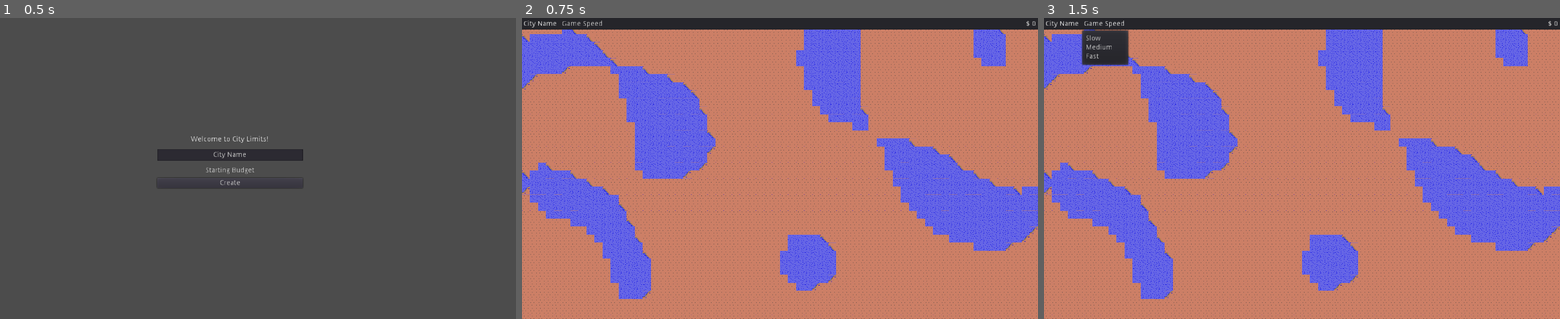
Above: before the commit, frames 1-3 (left to right).
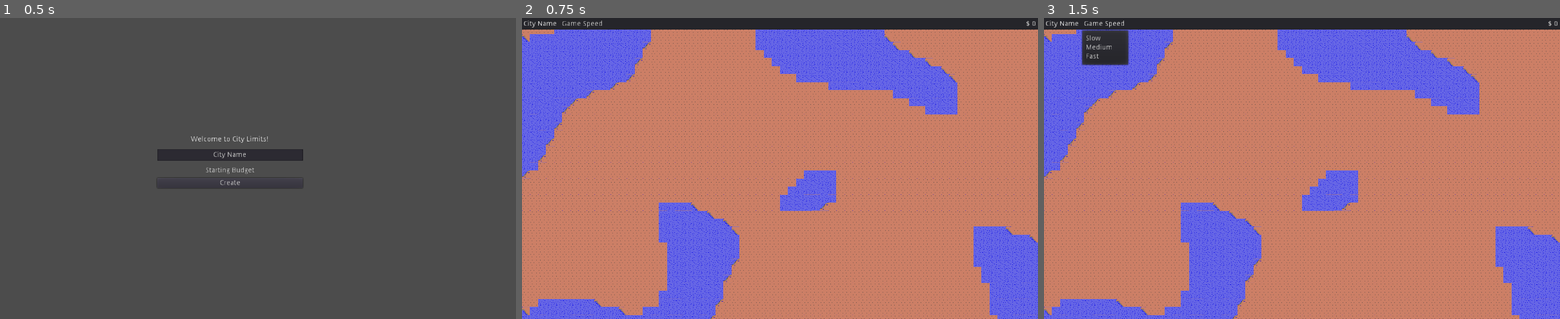
Above: after the commit, the same moments.

Repository: tonytins/citylimits
Game: Godot game, scene res://src/titlescreen.tscn
The game is run twice, just before and just after one commit, with the same random seed, the same clock (stepped at 60 frames per second) and the same inputs.
Inputs:
- Up to frame 1 (0.5 s): no input
- Up to frame 2 (0.75 s): click "Create" at 0.5 s
- Up to frame 3 (1.5 s): click "Game Speed" at 1.25 s

Frame 1 is identical in both runs. In frame 2, 37% of the frame differs, in the area x 0-100%, y 3-100%; in frame 3, 37%.

Commit message:
World is now seperate scene

Diff:
--- /dev/null
+++ b/src/game.tscn
@@ -0,0 +1,10 @@
+[gd_scene load_steps=3 format=2]
+
+[ext_resource path="res://src/world.tscn" type="PackedScene" id=1]
+[ext_resource path="res://src/gui.tscn" type="PackedScene" id=2]
+
+[node name="Game" type="Node"]
+
+[node name="World" parent="." instance=ExtResource( 1 )]
+
+[node name="GUI" parent="." instance=ExtResource( 2 )]
--- a/src/newgame.gd
+++ b/src/newgame.gd
@@ -4,4 +4,4 @@
 	var city_name = $CityNameEdit.text
 	CityData.city_name = city_name
 
-	get_tree().change_scene("res://src/world.tscn")
+	get_tree().change_scene("res://src/game.tscn")
--- a/src/world.tscn
+++ b/src/world.tscn
@@ -1,11 +1,10 @@
-[gd_scene load_steps=5 format=2]
+[gd_scene load_steps=4 format=2]
 
 [ext_resource path="res://assets/terrian.tres" type="TileSet" id=1]
-[ext_resource path="res://src/gui.tscn" type="PackedScene" id=2]
 [ext_resource path="res://src/world.gd" type="Script" id=3]
 [ext_resource path="res://assets/water.tres" type="TileSet" id=4]
 
-[node name="Node2D" type="Node"]
+[node name="World" type="Node"]
 script = ExtResource( 3 )
 
 [node name="Water" type="TileMap" parent="."]
@@ -17,5 +16,3 @@
 tile_set = ExtResource( 1 )
 cell_size = Vector2( 16, 16 )
 format = 1
-
-[node name="GUI" parent="." instance=ExtResource( 2 )]
